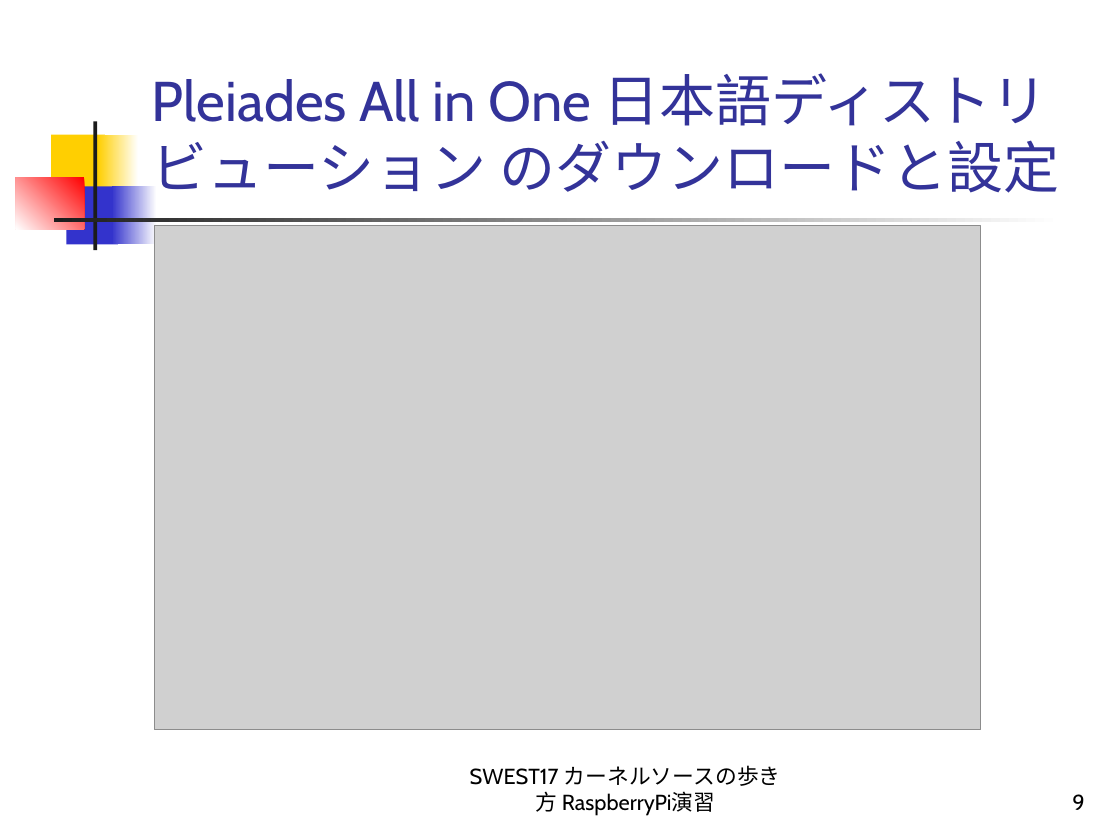
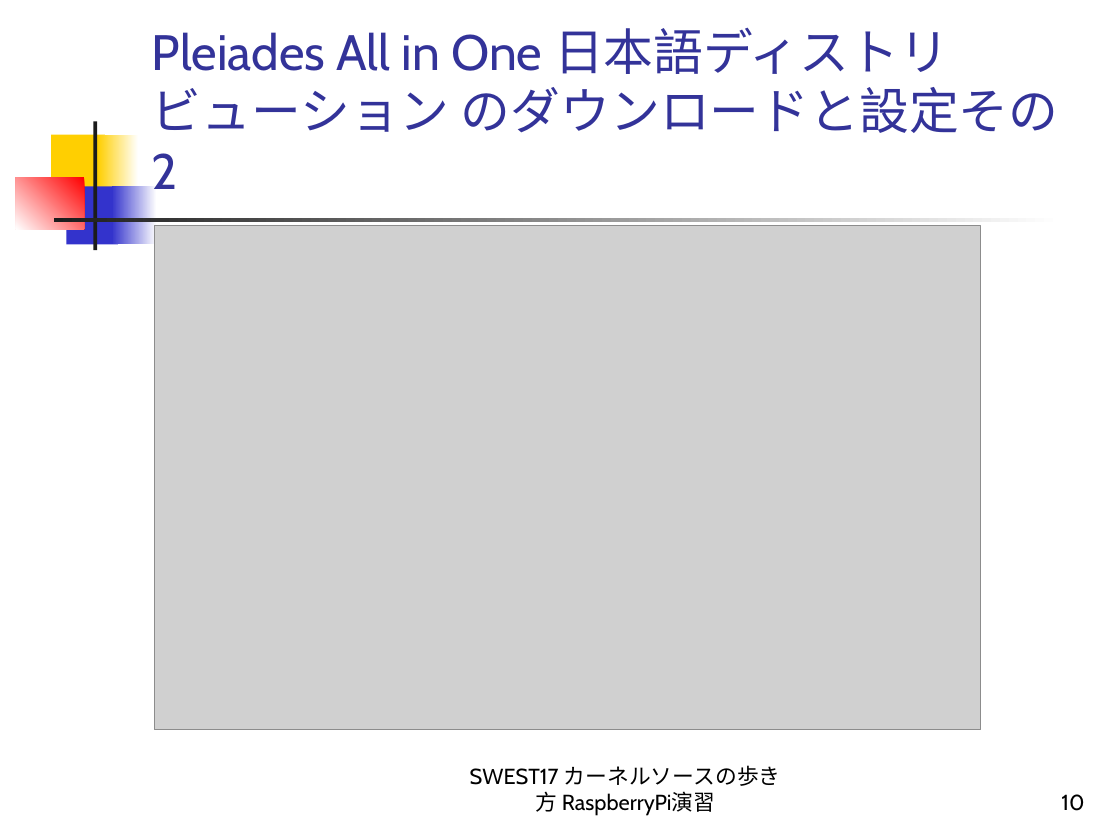
Before and after one commit to alvstakahashi/RPI-SHRINK-SSP-FULL, a slide deck: slide 10 of カーネルソースの歩き方 RaspberryPi演習.ppt (slide 9 before the commit). Drawn at 1120x840 pixels with LibreOffice and Linux fonts; fonts in the diff are those of the drawing; grey boxes stand for pictures. Boxes give left, top, right and bottom in pixels: in the first picture for what was removed or moved away, otherwise in the second. Text is boxed around its words. In the diff, an @@ line names an element or a change of style, - is before the commit and + after.

```diff
--- a/カーネルソースの歩き方 RaspberryPi演習.ppt
+++ b/カーネルソースの歩き方 RaspberryPi演習.ppt
@@ title at box(152, 27, 1059, 189): text changed; size 36 to 32 pt @@
-Pleiades All in One 日本語ディストリビューション のダウンロードと設定
+Pleiades All in One 日本語ディストリビューション のダウンロードと設定その2
@@ page number at box(1061, 794, 1084, 811): text changed @@
-9
+10
```
Also in this commit, not shown: 23 other slides changed, 1 slide added.
